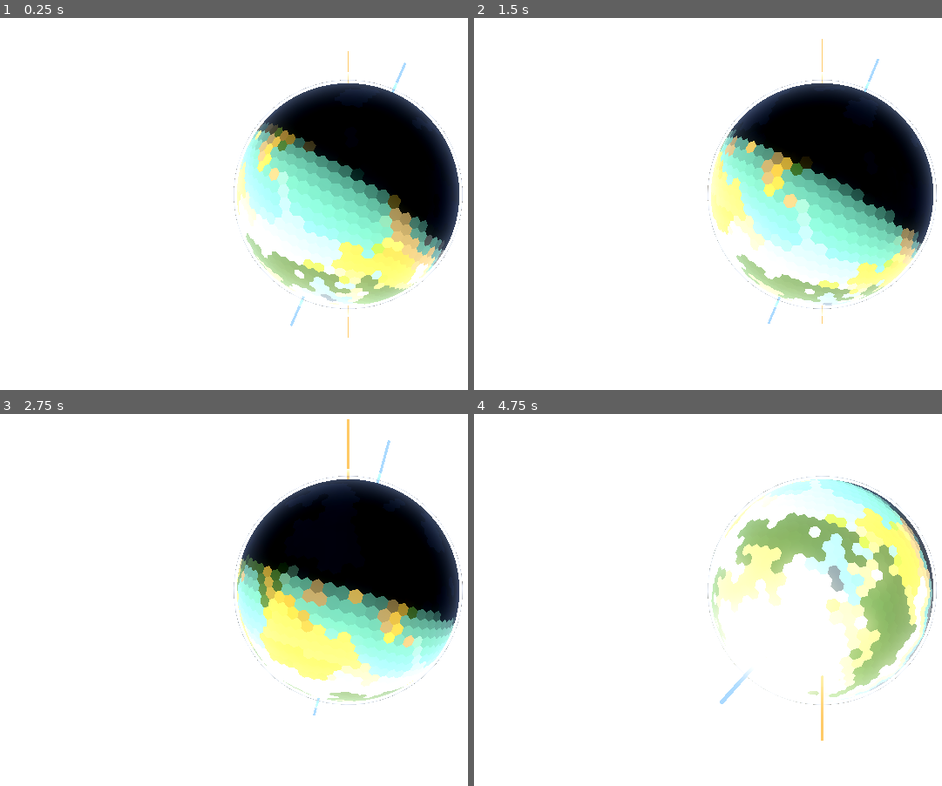
Above: before the commit, frames 1-4 (two rows, left to right).
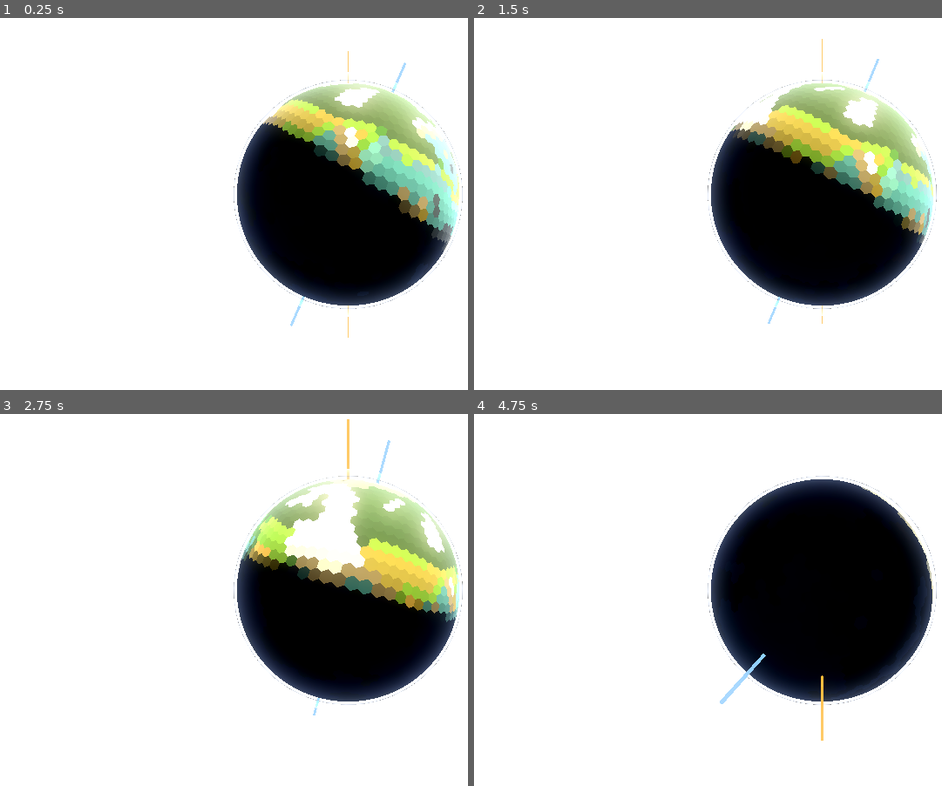
Above: after the commit, the same moments.

Repository: Halfwhit/hex-planet-gen
Game: Godot game, scene res://scenes/Main.tscn
Same seed, same stepped clock (60 frames per second), same inputs: the game is played once before the commit and once after it.
Inputs (mouse positions are in pixels of both pictures, inside the frame that each line leads up to):
- Up to frame 1 (0.25 s): no input
- Up to frame 2 (1.5 s): tap Enter at 0.5 s; move the mouse to (outside the picture) at 0.52 s; tap E at 0.6 s; click (outside the picture) at 0.67 s; drag from (684, 215) to (787, 270) at 1.27 s
- Up to frame 3 (2.75 s): move the mouse to (416, 503) at 2.02 s; tap E at 2.1 s; click (416, 503) at 2.17 s
- Up to frame 4 (4.75 s): drag from (787, 666) to (614, 533) at 2.77 s; move the mouse to (outside the picture) at 3.52 s; tap E at 3.6 s; click (outside the picture) at 3.67 s; drag from (614, 533) to (717, 492) at 4.27 s

The runs differ from the first frame. In frame 1, 22% of the frame differs, in the area x 50-99%, y 16-78%; in frame 2, 22%; in frame 3, 22%; in frame 4, 22%, in the area x 50-99%, y 17-79%.

Commit message:
Fix directional light orientation — negate look_at target
look_at(_planet_position) aimed the light FROM sun TOWARD planet,
illuminating the wrong hemisphere. Negating gives the direction
from the planet toward the sun, so the sun-facing side is lit.

Co-Authored-By: Claude Sonnet 4.6 <noreply@anthropic.com>

Diff:
--- a/scripts/Sun.gd
+++ b/scripts/Sun.gd
@@ -90,4 +90,4 @@
 	# Point the directional light from the sun toward the planet so the lit
 	# hemisphere always faces the sun correctly.
 	if _light != null and _planet_position != Vector3.ZERO:
-		_light.look_at(_planet_position, Vector3.UP)
+		_light.look_at(-_planet_position, Vector3.UP)
